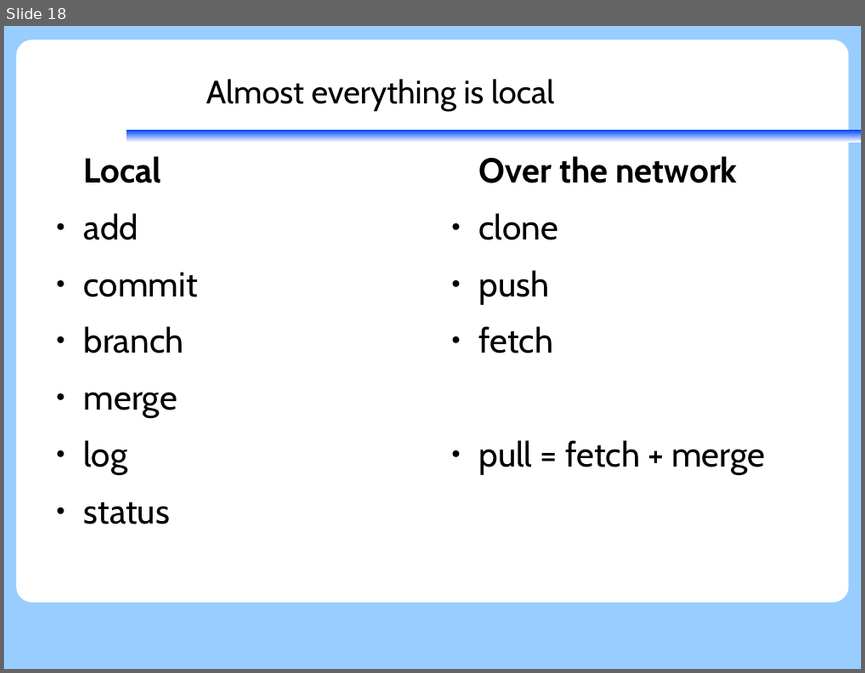
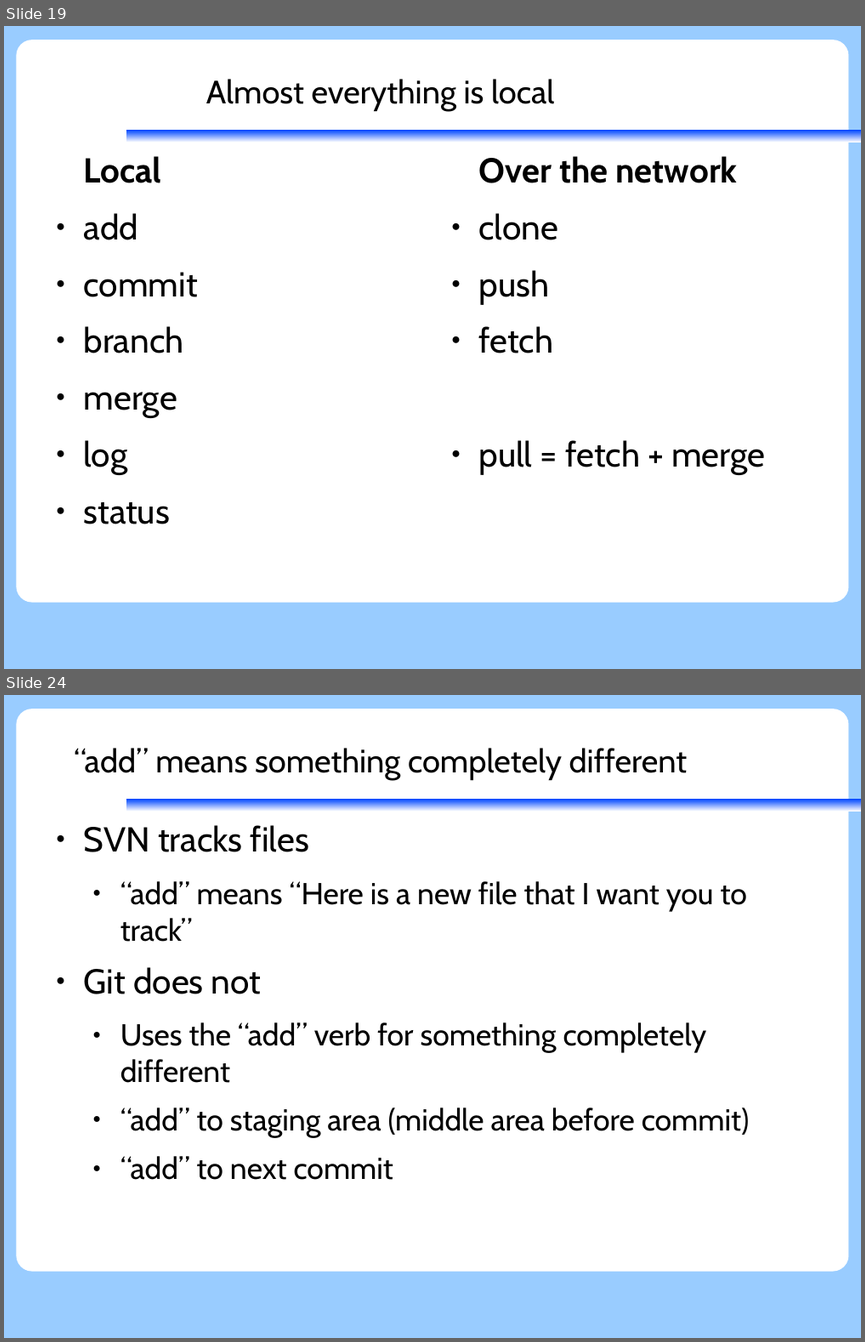
Before and after one commit to KennethNielsen/presentations, a slide deck: git/git.odp. Shown one above the other, each under a label of ours: slide 18 before the commit, slides 19 and 24 after it; the slides between them are not shown. The pictures are 865x673 and 865x1342 pixels, drawn with LibreOffice and Linux fonts; fonts in the diff are those of the drawing; background and template pictures are left out. Boxes give left, top, right and bottom in pixels: in the first picture for what was removed or moved away, otherwise in the second. Text is boxed around its words. In the diff, an @@ line names an element or a change of style, - is before the commit and + after.

```diff
--- a/git/git.odp
+++ b/git/git.odp
@@ slide 24 added at (4, 695, 861, 1338), background #99CCFF; not listed: 2 template elements that a slide beside it also shows @@
@@ title added at (74, 748, 687, 780), 30 pt, text #000000 @@
+“add” means something completely different
@@ text added at (84, 825, 749, 1179), 28 pt, text #000000 @@
+● SVN tracks files
+  ● “add” means “Here is a new file that I want you to track”
+● Git does not
+  ● Uses the “add” verb for something completely different
+  ● “add” to staging area (middle area before commit)
+  ● “add” to next commit
@@ what was slide 18 is now slide 19 @@
```
Also in this commit, not shown: 3 slides changed, 16 other slides added.
